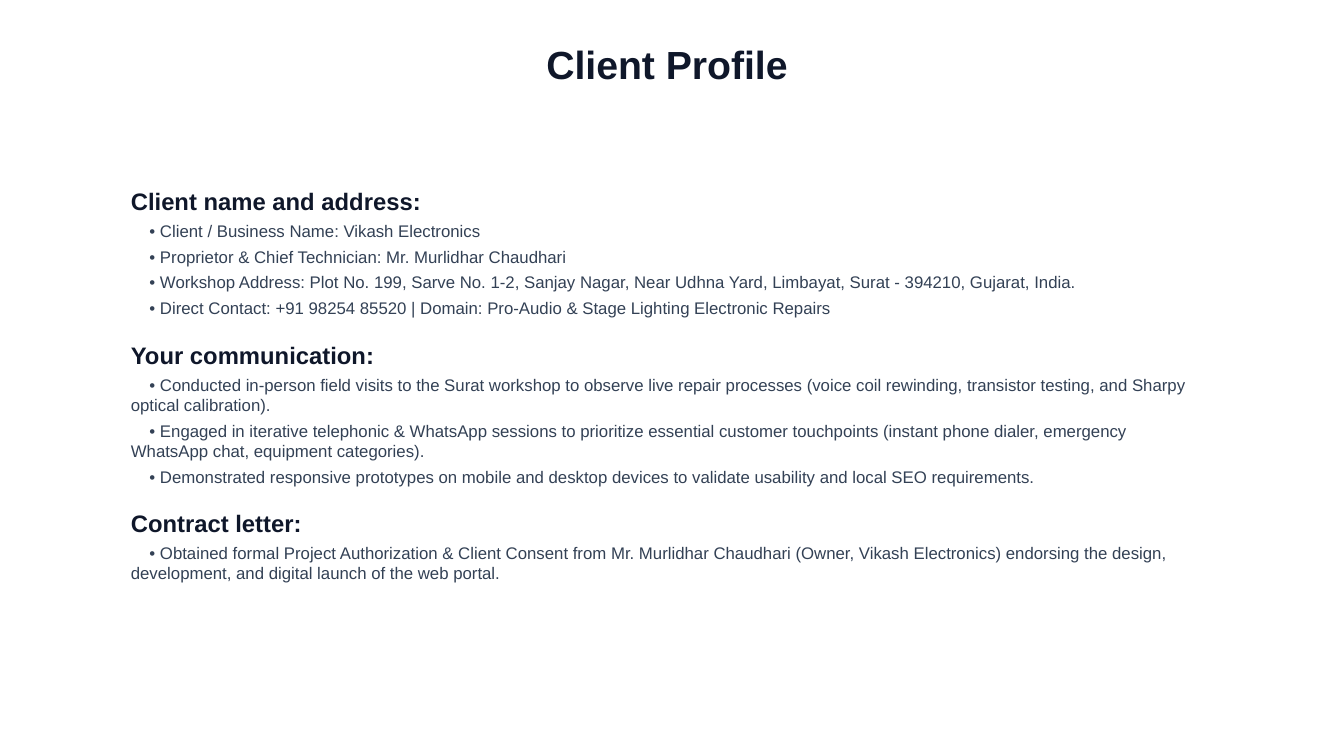
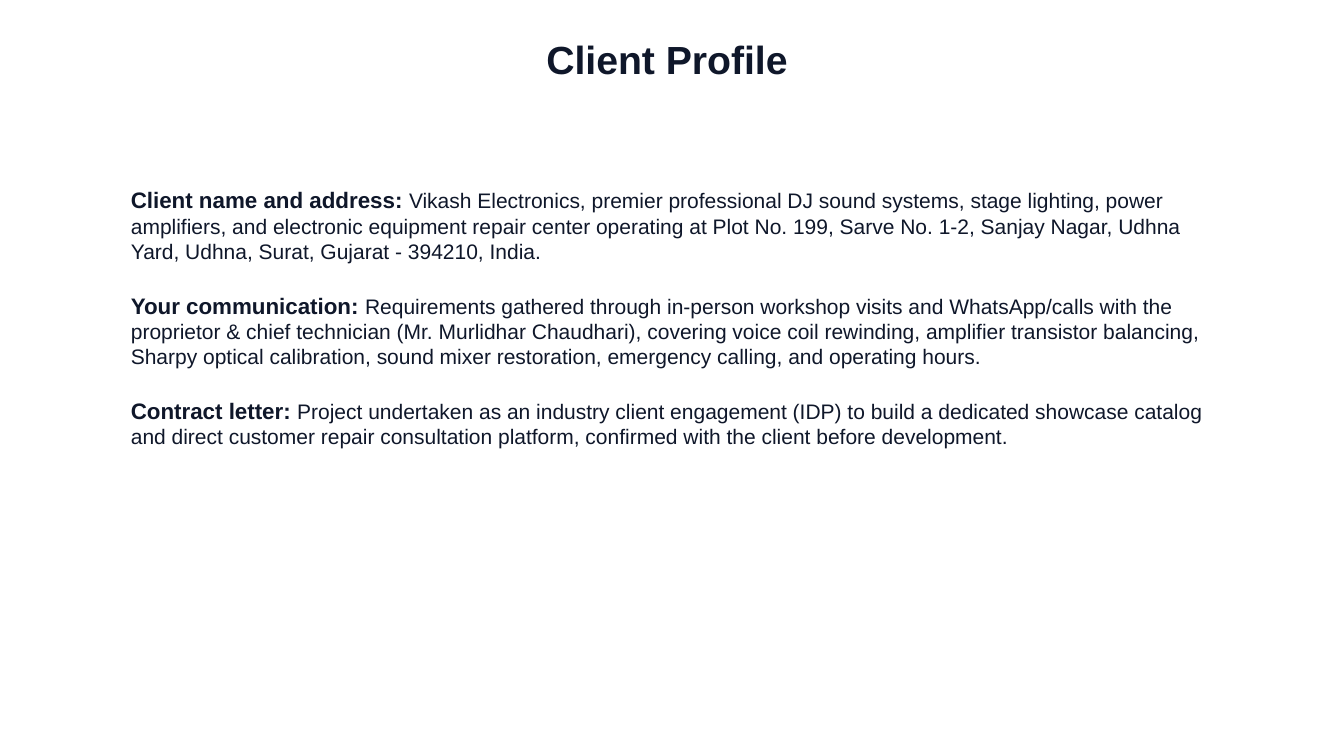
Before and after one commit to Prathmesh-oss/vikash-electronics, a slide deck: slide 3 of Vikash_Electronics_Academic_Presentation.pptx. Drawn at 1344x756 pixels with LibreOffice and Linux fonts; fonts in the diff are those of the drawing. Boxes give left, top, right and bottom in pixels: in the first picture for what was removed or moved away, otherwise in the second. Text is boxed around its words. In the diff, an @@ line names an element or a change of style, - is before the commit and + after.

```diff
--- a/Vikash_Electronics_Academic_Presentation.pptx
+++ b/Vikash_Electronics_Academic_Presentation.pptx
@@ text "Client Profile": place and size @@
-text "Client Profile" at <box>546,50,788,80</box>
+text "Client Profile" at <box>546,45,788,75</box>
@@ text at <box>131,191,1202,449</box>: text changed; size 12 to 15 pt; text colour #334155 to #0F172A @@
-Client name and address:
-• Client / Business Name: Vikash Electronics
-• Proprietor & Chief Technician: Mr. Murlidhar Chaudhari
-• Workshop Address: Plot No. 199, Sarve No. 1-2, Sanjay Nagar, Near Udhna Yard, Limbayat, Surat - 394210, Gujarat, India.
-• Direct Contact: +91 98254 85520 | Domain: Pro-Audio & Stage Lighting Electronic Repairs
-Your communication:
-• Conducted in-person field visits to the Surat workshop to observe live repair processes (voice coil rewinding, transistor testing, and Sharpy optical calibration).
-• Engaged in iterative telephonic & WhatsApp sessions to prioritize essential customer touchpoints (instant phone dialer, emergency WhatsApp chat, equipment categories).
-• Demonstrated responsive prototypes on mobile and desktop devices to validate usability and local SEO requirements.
-Contract letter:
-• Obtained formal Project Authorization & Client Consent from Mr. Murlidhar Chaudhari (Owner, Vikash Electronics) endorsing the design, development, and digital launch of the web portal.
+Client name and address: Vikash Electronics, premier professional DJ sound systems, stage lighting, power amplifiers, and electronic equipment repair center operating at Plot No. 199, Sarve No. 1-2, Sanjay Nagar, Udhna Yard, Udhna, Surat, Gujarat - 394210, India.
+Your communication: Requirements gathered through in-person workshop visits and WhatsApp/calls with the proprietor & chief technician (Mr. Murlidhar Chaudhari), covering voice coil rewinding, amplifier transistor balancing, Sharpy optical calibration, sound mixer restoration, emergency calling, and operating hours.
+Contract letter: Project undertaken as an industry client engagement (IDP) to build a dedicated showcase catalog and direct customer repair consultation platform, confirmed with the client before development.
```
Also in this commit, not shown: 8 other slides changed, 18 slides added, 6 slides removed, 9 other files.
